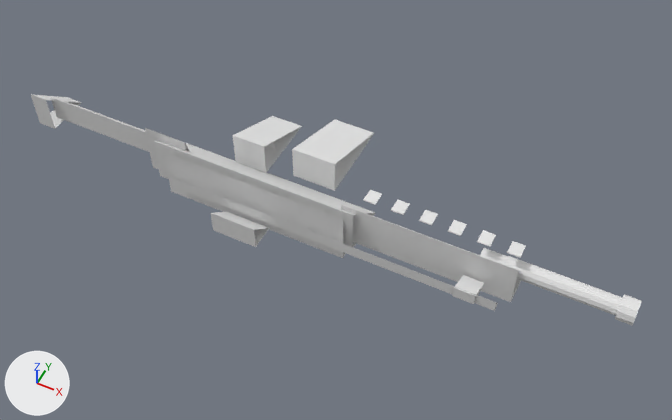
The OBJ model assets/weapons/models/cssbc_mp5_mli.obj as it was, and as the next commit left it.
Before and after are seen from a 50 mm camera at (2.08, -3.46, 4.25) aimed at (0.32, 0.05, -0.14). Arrows for +X, +Y and +Z are at lower left; the lights stay in place. The picture after the commit comes second. Where no turn or scale is listed for an object, it has been applied to the vertices.

Objects in the first picture: 'Barrel', 'Butt', 'FoldedStock', 'Grip', 'Handguard', 'Mag', 'Muzzle', 'Optic', 'Rail', 'Receiver', 'ShortBarrel', 'Sight', 'Stock', 'Trigger', 'Upper', 'VentR', 'VentR.001', 'VentR.002', 'VentR.003', 'VentR.004', 'VentR.005'.
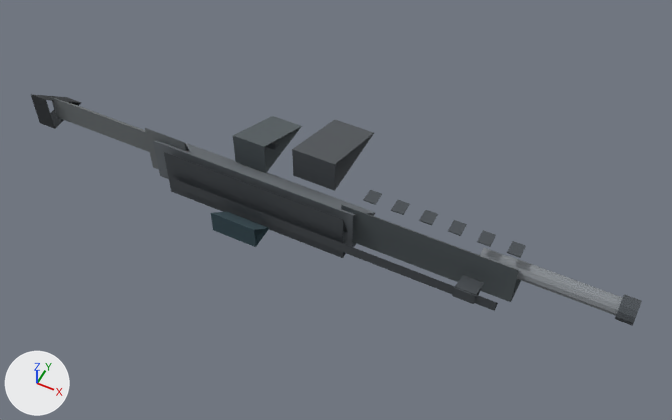
Commit message: Link weapon OBJ material palette

Boxes [x1, y1, x2, y2] around the edits, measured in the pictures (672 x 420 px):
'Handguard', recoloured (white to dark grey): [341, 205, 521, 302] in both
'Upper', recoloured (white to dark grey): [164, 152, 348, 258] in both
'Receiver', recoloured (white to grey): [153, 141, 375, 248] in both
'Mag', recoloured (white to dark grey): [292, 120, 374, 191] in both
'Rail', recoloured: [171, 178, 498, 311] in both
'Grip', recoloured (white to dark grey): [233, 116, 302, 173] in both
'Barrel', recoloured (white to grey): [505, 256, 623, 316] in both
'Stock', recoloured (white to grey): [51, 97, 150, 152] in both
'Optic', recoloured (white to dark cyan): [211, 212, 269, 247] in both
'Butt', recoloured (white to dark grey): [31, 94, 81, 129] in both
'Sight', recoloured (white to dark grey): [452, 275, 484, 304] in both
'FoldedStock', recoloured (white to grey): [145, 128, 189, 169] in both
'Muzzle', recoloured (white to dark grey): [615, 294, 642, 326] in both
'ShortBarrel', recoloured (white to grey): [480, 248, 508, 265] in both
'VentR', recoloured (white to dark grey): [507, 241, 526, 258] in both
'VentR.001', recoloured (white to dark grey): [477, 230, 496, 247] in both
'VentR.002', recoloured (white to dark grey): [448, 220, 467, 236] in both
'VentR.003', recoloured (white to dark grey): [419, 210, 438, 225] in both
'VentR.004', recoloured (white to dark grey): [391, 200, 410, 215] in both
'VentR.005', recoloured (white to dark grey): [363, 190, 382, 205] in both
'Trigger', recoloured: [265, 141, 280, 150] in both

Diff of the bpy script that builds the scene:
```diff
--- a/assets/weapons/models/cssbc_mp5_mli.obj.py
+++ b/assets/weapons/models/cssbc_mp5_mli.obj.py
@@ mat_metal @@
 mat_metal = principled_material('metal')
-mat_metal.base_color = (0.8, 0.8, 0.8)  # white #e7e7e7
+mat_metal.base_color = (0.24, 0.26, 0.28)  # grey #868b90
 mat_metal.roughness = 1.0
@@ mat_rubber @@
 mat_rubber = principled_material('rubber')
-mat_rubber.base_color = (0.8, 0.8, 0.8)  # white #e7e7e7
+mat_rubber.base_color = (0.035, 0.04, 0.045)  # dark grey #35383c
 mat_rubber.roughness = 1.0
@@ mat_stock @@
 mat_stock = principled_material('stock')
-mat_stock.base_color = (0.8, 0.8, 0.8)  # white #e7e7e7
+mat_stock.base_color = (0.18, 0.2, 0.21)  # grey #767c7e
 mat_stock.roughness = 1.0
@@ mat_polymer @@
 mat_polymer = principled_material('polymer')
-mat_polymer.base_color = (0.8, 0.8, 0.8)  # white #e7e7e7
+mat_polymer.base_color = (0.1, 0.12, 0.13)  # dark grey #596165
 mat_polymer.roughness = 1.0
@@ mat_magazine @@
 mat_magazine = principled_material('magazine')
-mat_magazine.base_color = (0.8, 0.8, 0.8)  # white #e7e7e7
+mat_magazine.base_color = (0.09, 0.1, 0.11)  # dark grey #55595d
 mat_magazine.roughness = 1.0
@@ mat_darkmetal @@
 mat_darkmetal = principled_material('darkmetal')
-mat_darkmetal.base_color = (0.8, 0.8, 0.8)  # white #e7e7e7
+mat_darkmetal.base_color = (0.07, 0.08, 0.09)  # dark grey #4b5055
 mat_darkmetal.roughness = 1.0
@@ mat_optic @@
 mat_optic = principled_material('optic')
-mat_optic.base_color = (0.8, 0.8, 0.8)  # white #e7e7e7
+mat_optic.base_color = (0.04, 0.08, 0.1)  # dark cyan #385059
 mat_optic.roughness = 1.0
@@ mat_receiver @@
 mat_receiver = principled_material('receiver')
-mat_receiver.base_color = (0.8, 0.8, 0.8)  # white #e7e7e7
+mat_receiver.base_color = (0.16, 0.18, 0.2)  # grey #6f767c
 mat_receiver.roughness = 1.0
```
